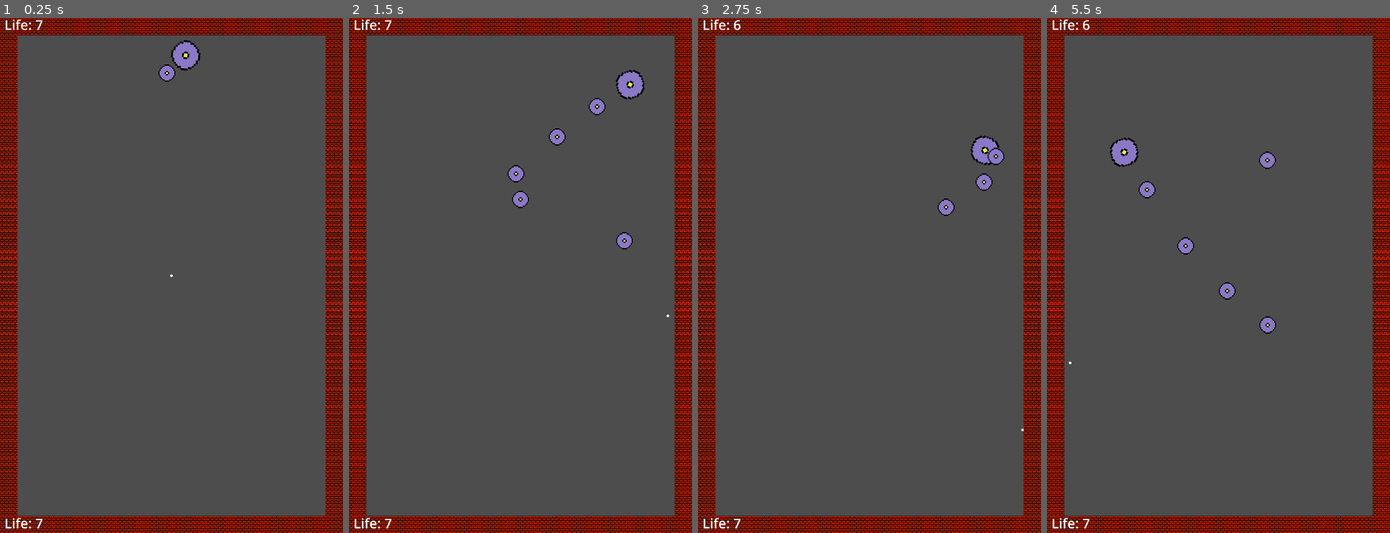
Above: before the commit, frames 1-4 (left to right).
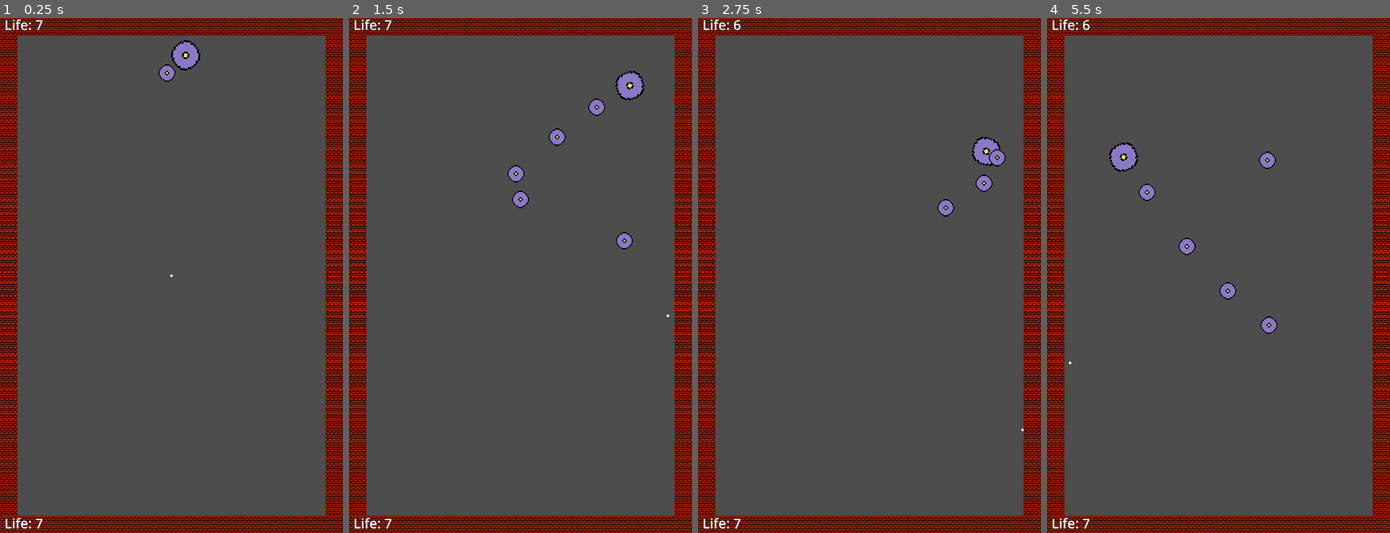
Above: after the commit, the same moments.

Repository: SalixeGames/ClassicalBulletHell
Game: Godot game, scene res://level_test.tscn
Two runs of this game, one before a commit and one after it. Both use one fixed random seed, a clock stepped at 60 frames per second and the inputs below. The project has no main scene, so this scene is started directly.
Inputs:
- Up to frame 1 (0.25 s): no input
- Up to frame 2 (1.5 s): hold D (move_right) 0.53-1.28 s; hold Space (shoot) 0.53-1.28 s; hold S (move_down) from 1.28 s (still down); tap Space (shoot) at 1.35 s
- Up to frame 3 (2.75 s): release S (move_down) at 2.03 s; hold D (move_right) from 2.03 s (still down); hold Space (shoot) from 2.03 s (still down)
- Up to frame 4 (5.5 s): release D (move_right) at 2.78 s; release Space (shoot) at 2.78 s; hold W (move_up) 2.78-3.53 s; tap Space (shoot) at 2.85, 4.35 s; hold Space (shoot) 3.53-4.28 s; hold A (move_left) 3.53-5.03 s; hold S (move_down) from 5.03 s (still down); hold Space (shoot) from 5.03 s (still down)

The runs differ from the first frame. In frame 1, less than 0.1% of the frame differs, in the area x 50-58%, y 4-10%; in frame 2, 0.2%; in frame 3, 0.3%; in frame 4, 0.5%, in the area x 18-68%, y 23-62%.

Commit message:
* alterning paths

Diff:
--- a/Paths/circle_path.tscn
+++ b/Paths/circle_path.tscn
@@ -2,7 +2,7 @@
 
 [sub_resource type="Curve2D" id="Curve2D_qqcto"]
 _data = {
-"points": PackedVector2Array(-216.706, 2.51984, 216.706, -2.51984, -1, 0, 0, -100.794, 0, 100.794, 575, 245, 182.689, 7.55953, -182.689, -7.55953, -9, 479, -3.77976, 60.4762, 3.77976, -60.4762, -496, 221, -214.187, 1.25992, 214.187, -1.25992, -1, 0)
+"points": PackedVector2Array(-216.706, 2.51984, 216.706, -2.51984, -1, 0, 0, -100.794, 0, 100.794, 577, 252, 182.689, 7.55953, -182.689, -7.55953, -9, 479, -3.77976, 60.4762, 3.77976, -60.4762, -575, 220, -214.187, 1.25992, 214.187, -1.25992, -1, 0)
 }
 point_count = 5
 
--- a/Paths/pee_stain_path.tscn
+++ b/Paths/pee_stain_path.tscn
@@ -2,7 +2,7 @@
 
 [sub_resource type="Curve2D" id="Curve2D_xnp7v"]
 _data = {
-"points": PackedVector2Array(-74, -21, 74, 21, 0, -2, -53, 5, 53, -5, 325, -111, -40, -55, 40, 55, 445, -58, 26, -47, -26, 47, 501, 169, 134, 54, -134, -54, 296, 242, 189, 36, -189, -36, -116, 281, 120, -56, -120, 56, -309, 175, 99, 97, -99, -97, -412, 4, -176, -119, 176, 119, -357, -172, -57, -18, 57, 18, -135, -148, -63, -11, 63, 11, 0, -2)
+"points": PackedVector2Array(-74, -21, 74, 21, 0, -2, -46.7004, -36.5774, 46.7004, 36.5774, 302, 16, -40, -55, 40, 55, 280, 136, -18.0972, -43.2202, 18.0972, 43.2202, 576, 176, 134, 54, -134, -54, 296, 242, 189, 36, -189, -36, -120, 320, 120, -56, -120, 56, -309, 175, 3.95637, 104.819, -3.95637, -104.819, -576, 96, -156, 6, 156, -6, -306, 20, -57, -18, 57, 18, -166, 17, -63, -11, 63, 11, 0, -2)
 }
 point_count = 11
 
--- a/enemy.gd
+++ b/enemy.gd
@@ -12,13 +12,17 @@
 var can_shoot := true
 var angle : float = PI / 2
 var life : int = 7
+var old_progress : int = 0
 
 
 func _ready() -> void:
 	change_path()
 
 func _physics_process(delta: float) -> void:
+	old_progress = path_follow.progress
 	path_follow.progress += speed * delta
+	if old_progress > path_follow.progress:
+		change_path()
 
 func _process(delta: float) -> void:
 	spawn_bullet()
